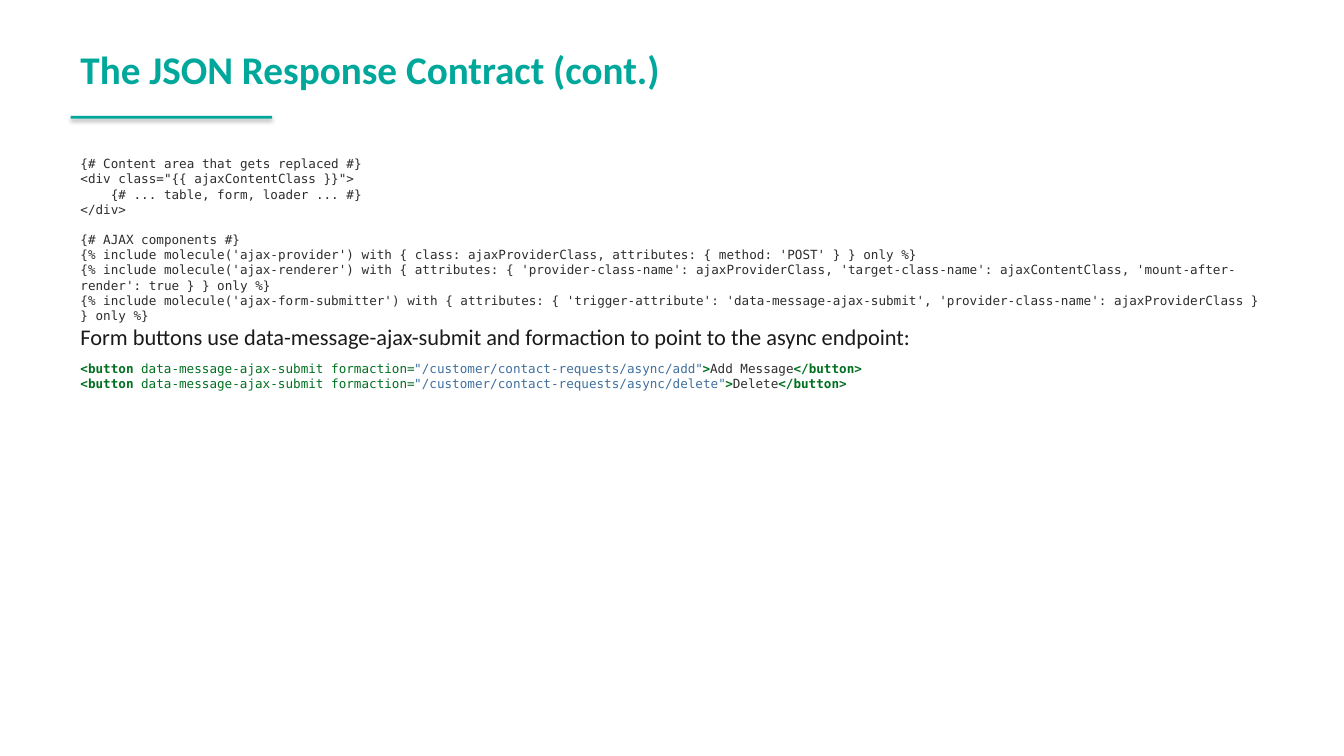
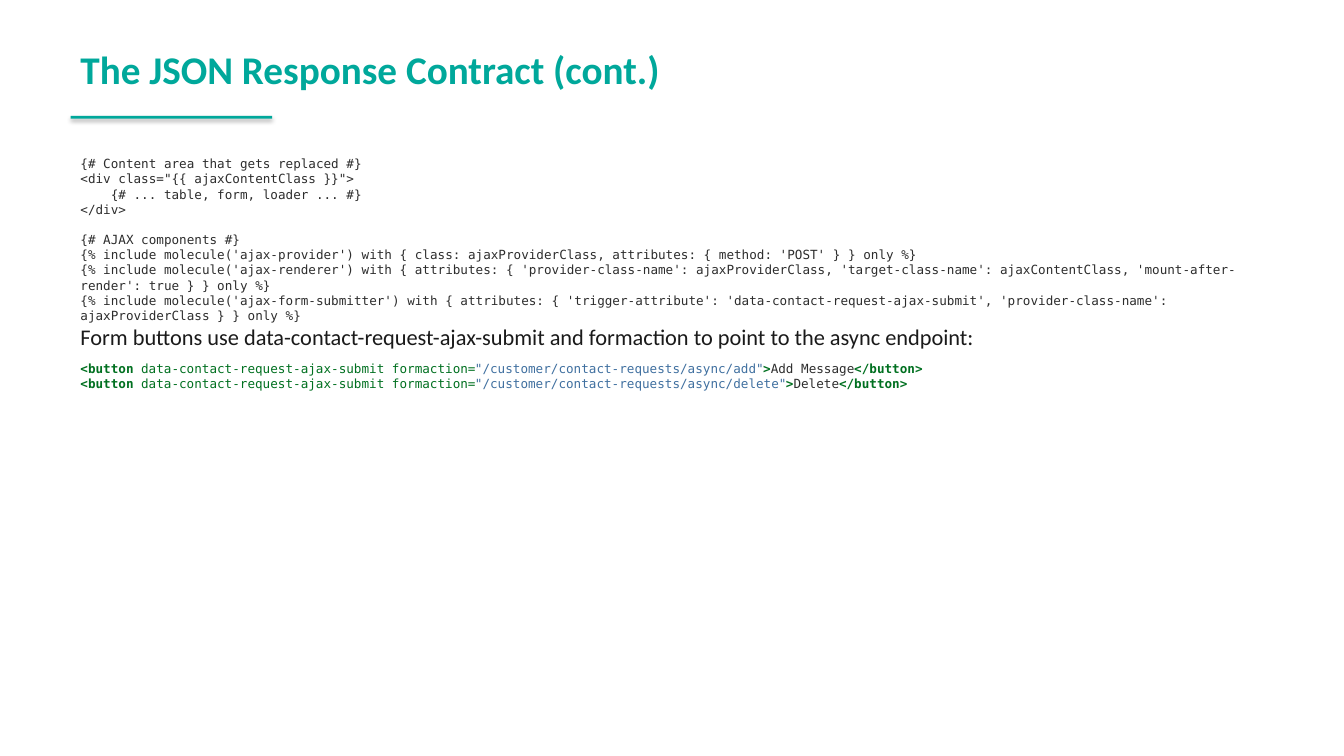
Before and after one commit to spryker-academy/instructor-exercises, a slide deck: slide 196 of guides-pptx/spryker-academy-fundamental.pptx. Drawn at 1344x756 pixels with LibreOffice and Linux fonts; fonts in the diff are those of the drawing. Boxes give left, top, right and bottom in pixels: in the first picture for what was removed or moved away, otherwise in the second. Text is boxed around its words. In the diff, an @@ line names an element or a change of style, - is before the commit and + after.

```diff
--- a/guides-pptx/spryker-academy-fundamental.pptx
+++ b/guides-pptx/spryker-academy-fundamental.pptx
@@ text at bbox=[80, 295, 1167, 391]: text changed @@
-{% include molecule('ajax-form-submitter') with { attributes: { 'trigger-attribute': 'data-message-ajax-submit', 'provider-class-name': ajaxProviderClass } } only %}
-Form buttons use data-message-ajax-submit and formaction to point to the async endpoint:
-<button data-message-ajax-submit formaction="/customer/contact-requests/async/add">Add Message</button>
-<button data-message-ajax-submit formaction="/customer/contact-requests/async/delete">Delete</button>
+{% include molecule('ajax-form-submitter') with { attributes: { 'trigger-attribute': 'data-contact-request-ajax-submit', 'provider-class-name': ajaxProviderClass } } only %}
+Form buttons use data-contact-request-ajax-submit and formaction to point to the async endpoint:
+<button data-contact-request-ajax-submit formaction="/customer/contact-requests/async/add">Add Message</button>
+<button data-contact-request-ajax-submit formaction="/customer/contact-requests/async/delete">Delete</button>
```
Also in this commit, not shown: 22 other slides changed, 2 other files.
